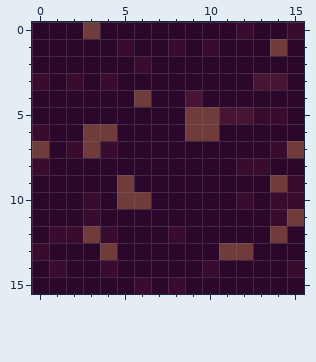
Edited in one commit: pixel-art sprite (data/biome/crags/wcrags.png). The first picture shows the starting point.
The file is 16x16 pixels.
Once edited:
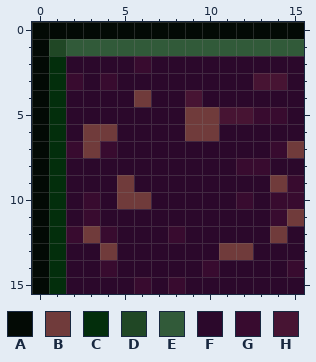
Palette (. is transparent): A #030a05  B #703b3b  C #032e0c  D #204725  E #315a39  F #2b082b  G #380b2f  H #471433
The edit:
Colour B becomes colour A in row 0 at x 3; in row 7 at x 0.
Colour F becomes colour A in row 0 at x 0 to 2, 4 to 11 and 13 to 14; in rows 1 to 2 at x 0; in rows 4 to 5 at x 0; in rows 9 to 12 at x 0; in rows 14 to 15 at x 0.
Colour G becomes colour A in row 0 at x 12 and 15; in row 3 at x 0; in row 6 at x 0; in row 8 at x 0; in row 13 at x 0.
Colour F becomes colour C in rows 2 to 11 at x 1; in row 13 at x 1; in row 15 at x 1.
Colour G becomes colour C in row 12 at x 1; in row 14 at x 1.
Colour F becomes colour D in row 1 at x 1.
Colour B becomes colour E in row 1 at x 14.
Colour F becomes colour E in row 1 at x 2 to 4, 6 to 7, 9, 11 to 13 and 15.
Colour G becomes colour E in row 1 at x 5, 8 and 10.
